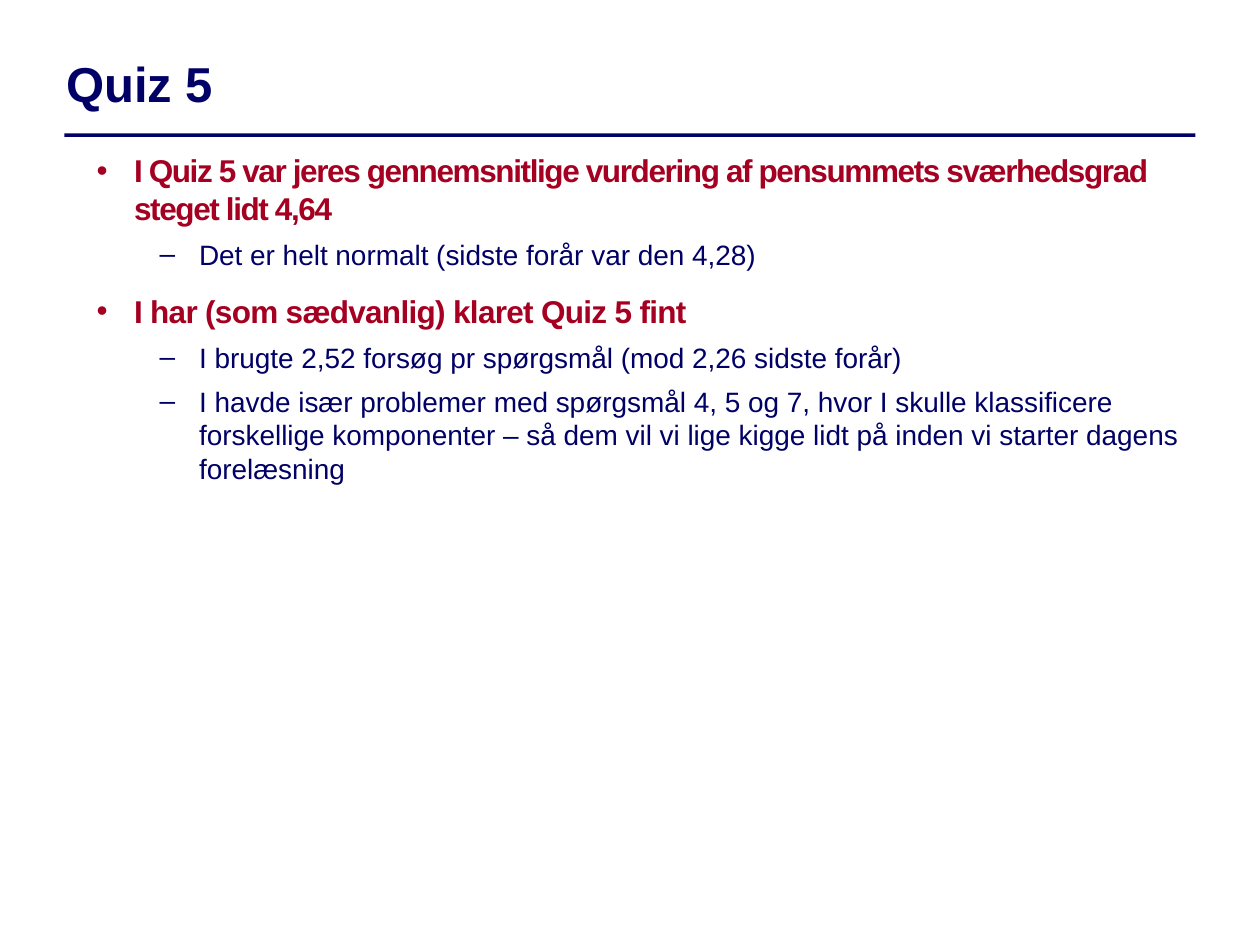
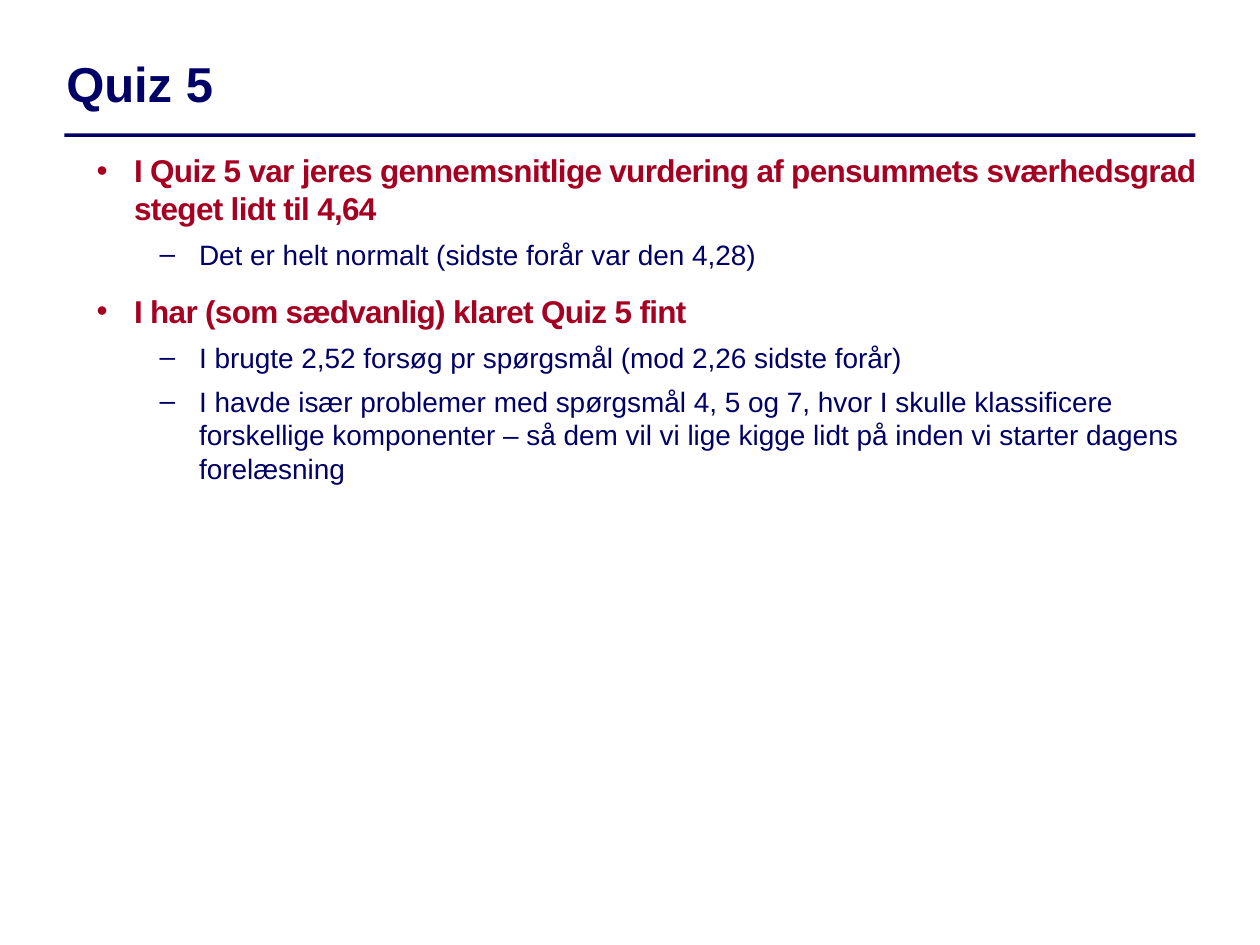
Before and after one commit to IntProgAU/Materiale, a slide deck: slide 3 of web/g22/status/Status6.pptx. Drawn at 1260x945 pixels with LibreOffice and Linux fonts; fonts in the diff are those of the drawing. Boxes give left, top, right and bottom in pixels: in the first picture for what was removed or moved away, otherwise in the second. Text is boxed around its words. In the diff, an @@ line names an element or a change of style, - is before the commit and + after.

```diff
--- a/web/g22/status/Status6.pptx
+++ b/web/g22/status/Status6.pptx
@@ text at bbox=[134, 159, 1196, 226]: text changed @@
-  • I Quiz 5 var jeres gennemsnitlige vurdering af pensummets sværhedsgrad steget lidt 4,64
+  • I Quiz 5 var jeres gennemsnitlige vurdering af pensummets sværhedsgrad steget lidt til 4,64
```
Also in this commit, not shown: 1 other slide changed.
